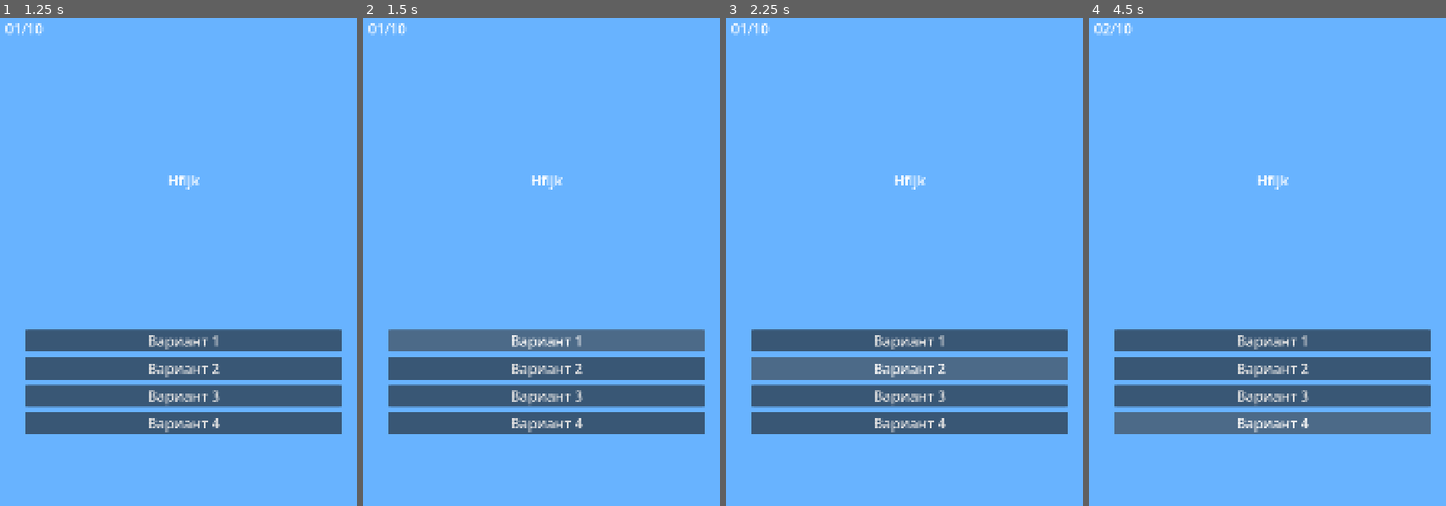
Above: before the commit, frames 1-4 (left to right).
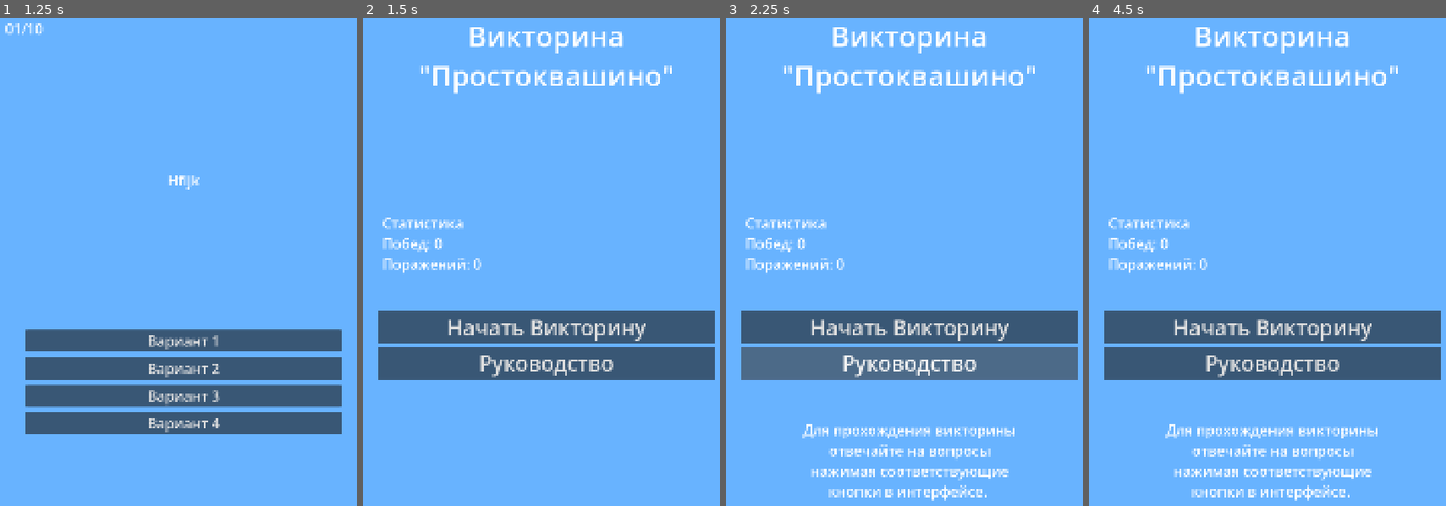
Above: after the commit, the same moments.

Repository: TronSkiviRu/Victorina
Game: Godot game, scene res://main.tscn
Same seed, same stepped clock (60 frames per second), same inputs: the game is played once before the commit and once after it.
Inputs (mouse positions are in pixels of both pictures, inside the frame that each line leads up to):
- Up to frame 1 (1.25 s): click "Начать Викторину" at 0.5 s
- Up to frame 2 (1.5 s): click "Вариант 1" at 1.25 s
- Up to frame 3 (2.25 s): click (908, 369) at 2 s, where only the run before the commit has a clickable "Вариант 2"
- Up to frame 4 (4.5 s): click (1271, 393) at 2.75 s, where only the run before the commit has a clickable "Вариант 3"; click (1271, 325) at 3.5 s, where only the run after the commit has a clickable "Начать Викторину"; click "Вариант 4" at 4.25 s

Frame 1 is identical in both runs. In frame 2, 19% of the frame differs, in the area x 1-99%, y 1-86%; in frame 3, 20%; in frame 4, 20%, in the area x 1-99%, y 1-99%.

Commit message:
Update main.gd
wrong commit

Diff:
--- a/main.gd
+++ b/main.gd
@@ -47,7 +47,8 @@
 	start_new_victory()
 
 func _on_wrong_var():
-	pass
+	finish_victorina()
+	pass # сделанно на сервере.
 
 func finish_victorina():
 	comtrol_main.show()
